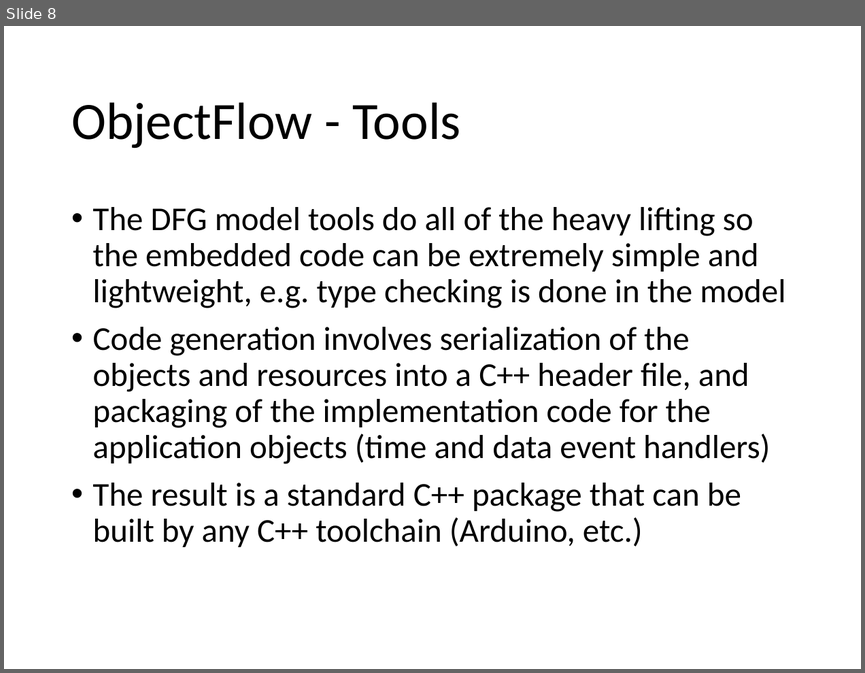
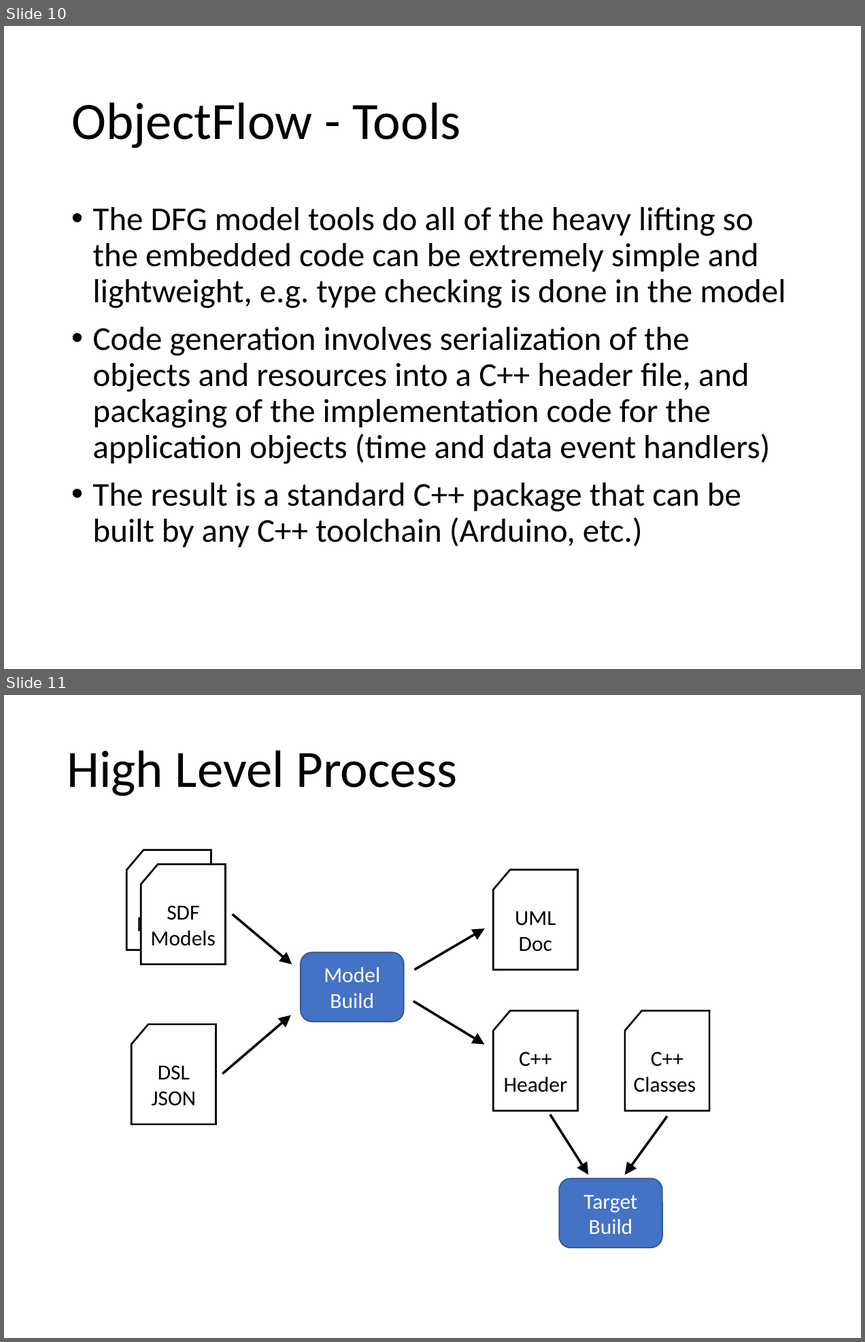
Before and after one commit to mjkoster/ObjectFlow, a slide deck: Documents/ObjectFlow.pptx. Shown one above the other, each under a label of ours: slide 8 before the commit, slides 10 and 11 after it. The pictures are 865x673 and 865x1342 pixels, drawn with LibreOffice and Linux fonts; fonts in the diff are those of the drawing. Boxes give left, top, right and bottom in pixels: in the first picture for what was removed or moved away, otherwise in the second. Text is boxed around its words. In the diff, an @@ line names an element or a change of style, - is before the commit and + after.

```diff
--- a/Documents/ObjectFlow.pptx
+++ b/Documents/ObjectFlow.pptx
@@ slide 11 added at (x1=4, y1=695, x2=861, y2=1338), background #FFFFFF @@
@@ title added at (x1=67, y1=750, x2=458, y2=796), 44 pt, text #000000 @@
+High Level Process
@@ flow chart punched card added at (x1=126, y1=850, x2=211, y2=950), fill #FFFFFF, outline #000000 1.5 pt, 18 pt, text #000000 @@
+SDF Models
@@ flow chart punched card added at (x1=141, y1=864, x2=226, y2=964), fill #FFFFFF, outline #000000 1.5 pt, 18 pt, text #000000 @@
+SDF Models
@@ flow chart punched card added at (x1=493, y1=870, x2=578, y2=970), fill #FFFFFF, outline #000000 1.5 pt, 18 pt, text #000000 @@
+UML Doc
@@ arrow added from (232, 915) to (292, 964), #000000 2 pt @@
@@ arrow added from (415, 969) to (485, 928), #000000 2 pt @@
@@ rounded rectangle added at (x1=300, y1=952, x2=403, y2=1021), fill #4472C4, outline #325491 1 pt, 18 pt, text #FFFFFF @@
+Model Build
@@ arrow added from (222, 1074) to (291, 1015), #000000 2 pt @@
@@ arrow added from (413, 1001) to (485, 1045), #000000 2 pt @@
@@ flow chart punched card added at (x1=493, y1=1011, x2=578, y2=1110), fill #FFFFFF, outline #000000 1.5 pt, 18 pt, text #000000 @@
+C++ Header
@@ flow chart punched card added at (x1=624, y1=1011, x2=709, y2=1110), fill #FFFFFF, outline #000000 1.5 pt, 18 pt, text #000000 @@
+C++ Classes
@@ flow chart punched card added at (x1=132, y1=1024, x2=216, y2=1124), fill #FFFFFF, outline #000000 1.5 pt, 18 pt, text #000000 @@
+DSL JSON
@@ arrow added from (550, 1114) to (588, 1175), #000000 2 pt @@
@@ arrow added from (667, 1116) to (624, 1175), #000000 2 pt @@
@@ rounded rectangle added at (x1=559, y1=1178, x2=662, y2=1248), fill #4472C4, outline #325491 1 pt, 18 pt, text #FFFFFF @@
+Target Build
@@ what was slide 8 is now slide 10 @@
```
Also in this commit, not shown: 1 slide changed, 11 other slides added, 1 slide removed, 5 other files.
